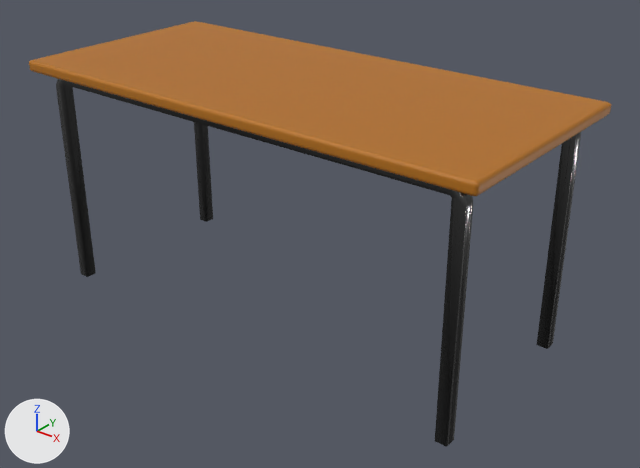
A saved change to the glTF model Assets/GameAssets/Models/DoubleDesk/double_desk.glb.
Rendered twice from a camera (50 mm lens) standing at (4.47, -5.31, 4.08) and looking at (0.21, 0.01, 0.79). Lighting does not change. The marker at lower left points along +X, +Y and +Z. Vertices at the same position are counted once.

Objects in the first picture: 'back_leg', 'front_leg', 'surface'.
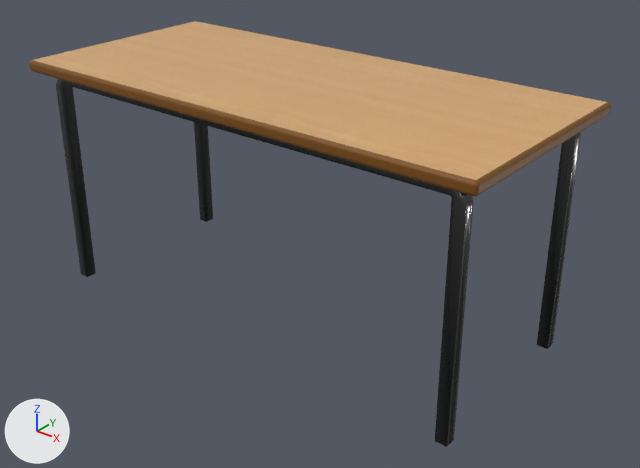
Where the change shows, as pixel boxes (x1, y1, x2, y2) in the pictures (640 x 468 px):
'surface', surface changed
    both: (29, 21, 611, 196)
part 1 of me_cube_006, surface changed
    both: (34, 21, 607, 180)
part 2 of me_cube_006, recoloured
    both: (29, 22, 611, 196)

Diff of the bpy script that builds the scene:
```diff
--- a/Assets/GameAssets/Models/DoubleDesk/double_desk.glb.py
+++ b/Assets/GameAssets/Models/DoubleDesk/double_desk.glb.py
@@ img_desk_surface @@
+img_desk_surface = load_image('desk_surface', '_unpacked/desk_surface', 800, 800, 'sRGB')
@@ mat_wood_material @@
 mat_wood_material = principled_material('wood_material')
-mat_wood_material.base_color = (0.458, 0.16, 0.00525)  # orange #b46f10
+mat_wood_material.texture = img_desk_surface
+mat_wood_material.roughness = 0.3
@@ mat_alt_wood_material @@
+mat_alt_wood_material = principled_material('alt_wood_material')
+mat_alt_wood_material.base_color = (0.2, 0.074, 0.00318)  # brown #7c4d0a
@@ me_cube_006 @@
 me_cube_006.from_pydata(...)  # 152 vertices, 300 faces; spans x -2.2..2.2, y -1.0..1.0, z -0.05..0.05
 # used by ob_surface; location = (0.0, 0.0, 2.05)
+# me_cube_006 part 1: 2 kept faces spanning x -2.17..2.17, y -0.97..0.97, z 0.05 get new texture (UV) coordinates
+# me_cube_006 part 2: 298 faces spanning x -2.2..2.2, y -1.0..1.0, z -0.05..0.05 switch from mat_wood_material (orange #b46f10) to mat_alt_wood_material (brown #7c4d0a)
```
